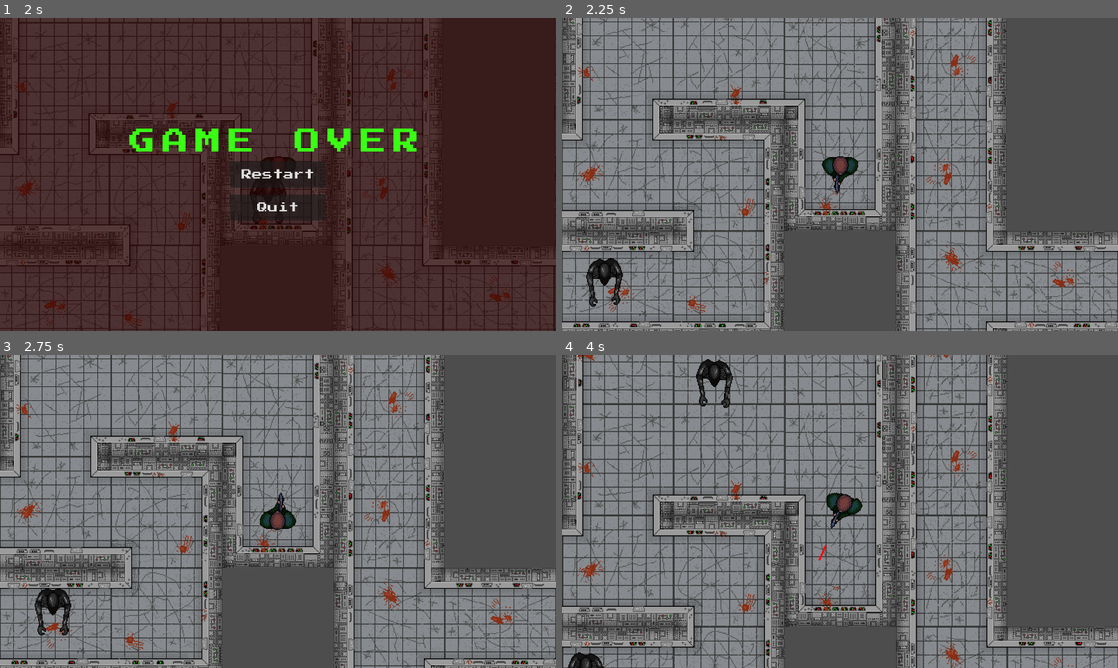
Above: before the commit, frames 1-4 (two rows, left to right).
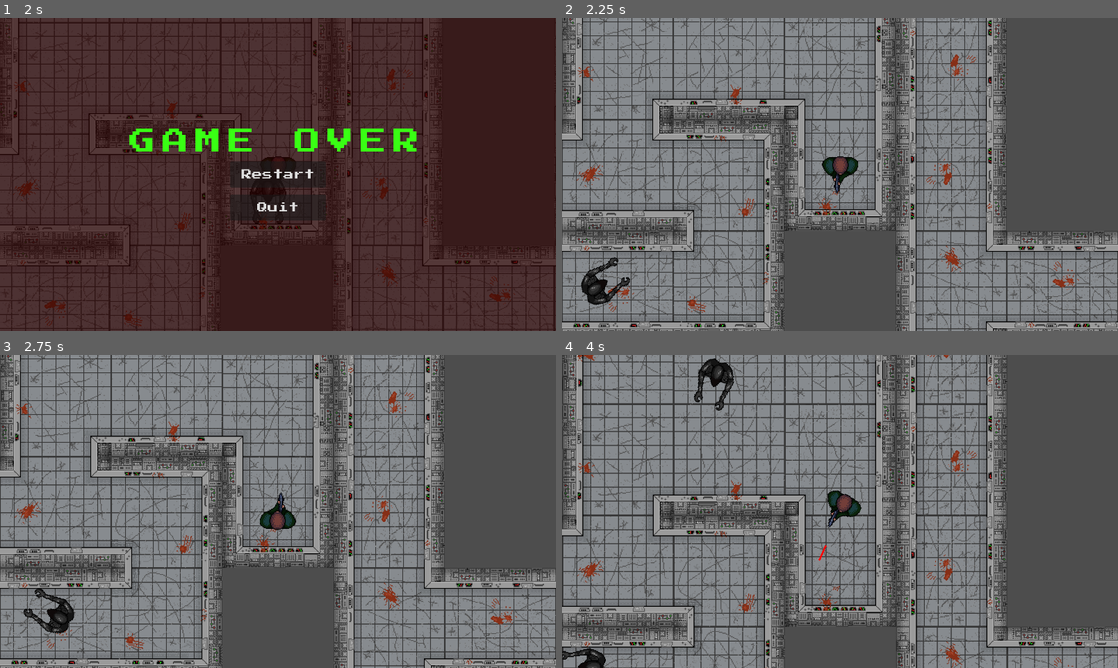
Above: after the commit, the same moments.

Repository: Ben1980/yaab
Game: Godot game, scene res://levels/level.tscn
Same seed, same stepped clock (60 frames per second), same inputs: the game is played once before the commit and once after it.
Inputs (mouse positions are in pixels of both pictures, inside the frame that each line leads up to):
- Up to frame 1 (2 s): tap Enter at 0.5 s; move the mouse to (400, 158) at 0.52 s; hold W (move_up) 0.53-1.28 s; hold Shift (player_run) 0.53-1.28 s; click (400, 158) at 0.67 s; tap Space at 1.25 s; move the mouse to (166, 190) at 1.27 s; hold S (move_down) from 1.28 s (still down); click (166, 190) at 1.35 s
- Up to frame 2 (2.25 s): release S (move_down) at 2 s; click "Restart" at 2 s
- Up to frame 3 (2.75 s): no input
- Up to frame 4 (4 s): move the mouse to (895, 442) at 2.77 s; hold Shift (player_run) 2.78-3.53 s; hold W (move_up) from 2.78 s (still down); move the mouse to (812, 574) at 3.52 s; click (812, 574) at 3.6 s

Frame 1 is identical in both runs. In frame 2, 0.7% of the frame differs, in the area x 3-13%, y 76-93%; in frame 3, 0.7%; in frame 4, 0.9%, in the area x 0-55%, y 1-100%.

Commit message:
player sprite speed changed, enemy facing fixed

Diff:
--- a/characters/enemies/enemy.gd
+++ b/characters/enemies/enemy.gd
@@ -5,6 +5,7 @@
 @export var chase_speed: float = 60.0
 @export var vision_range: float = 150.0
 @export var direction_change_time: float = 2.0
+@export var velocity_threshold: float = 0.1
 
 
 enum State { PATROL, CHASE }
@@ -108,15 +109,15 @@
 
 
 func update_animation() -> void:
-	if velocity.length() > 1.0:
+	if velocity.length() > velocity_threshold:
 		sprite.play("walk")
 	else:
 		sprite.play("idle")
 
 
 func update_facing() -> void:
-	if velocity.x != 0:
-		sprite.flip_h = velocity.x > 0
+	if velocity.length() > velocity_threshold:
+		self.rotation = velocity.angle() - PI/2
 
 
 func check_player_collision() -> void:
--- a/characters/player/player.gd
+++ b/characters/player/player.gd
@@ -4,6 +4,7 @@
 @export var speed: float = 30
 @export var cooldown_time: float = 0.2
 @export var controller_deadzone: float = 0.1
+@export var velocity_threshold: float = 0.1
 
 
 var aim_direction: Vector2 = Vector2.RIGHT
@@ -91,7 +92,7 @@
 
 
 func update_animation() -> void:
-	if velocity.length() > 1.0:
+	if velocity.length() > velocity_threshold:
 		sprite.play("walk")
 	else:
 		sprite.play("idle")
--- a/characters/player/player.tscn
+++ b/characters/player/player.tscn
@@ -132,7 +132,7 @@
 }],
 "loop": true,
 "name": &"walk",
-"speed": 5.0
+"speed": 12.0
 }]
 
 [node name="Player" type="CharacterBody2D"]
@@ -143,7 +143,7 @@
 [node name="AnimatedSprite2D" type="AnimatedSprite2D" parent="."]
 sprite_frames = SubResource("SpriteFrames_hqtel")
 animation = &"idle"
-frame_progress = 0.7534077
+frame_progress = 0.8384291
 
 [node name="CollisionPolygon2D" type="CollisionPolygon2D" parent="."]
 polygon = PackedVector2Array(0, 21, 6, 20, 11, 21, 18, 17, 21, 12, 18, 6, 14, 1, 10, -1, 6, -8, 6, -14, 4, -22, 3, -22, 0, -13, -2, -7, -7, -2, -14, 0, -21, 8, -21, 14, -13, 20)
